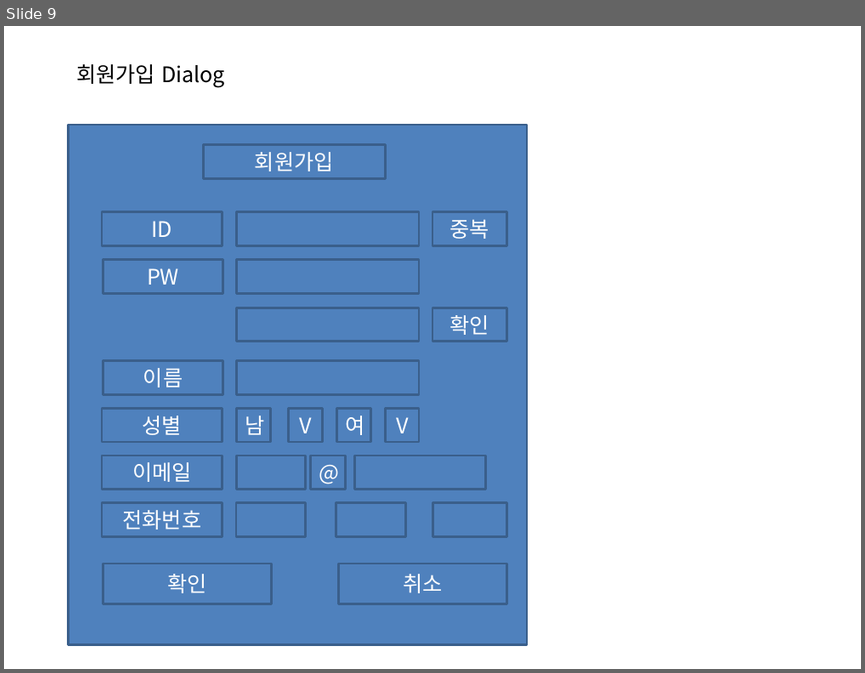
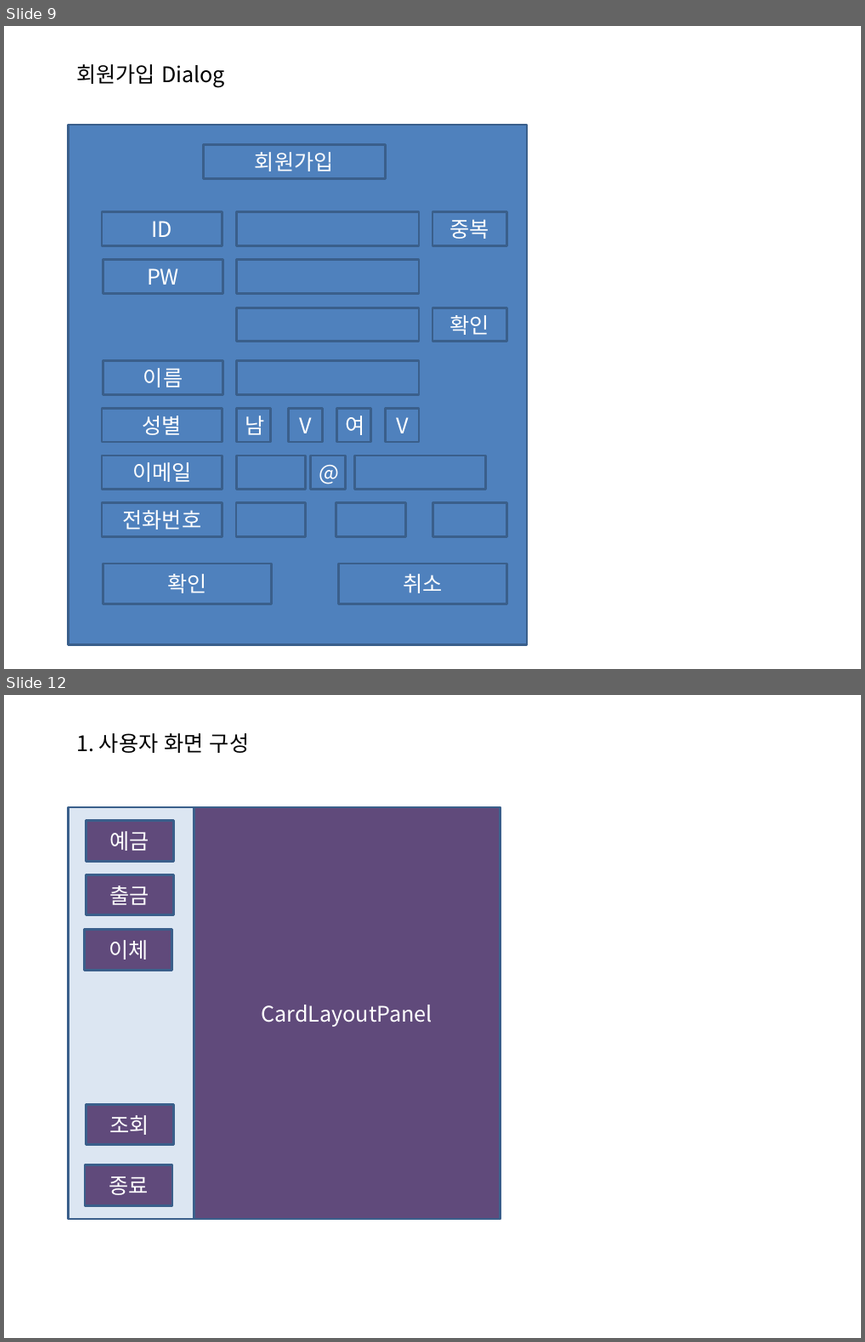
Before and after one commit to S-Onix/BankSystemProject, a slide deck: BankSystem/documentation/banksystem.pptx. Shown one above the other, each under a label of ours: slide 9 before the commit, slides 9 and 12 after it; the slides between them are not shown. The pictures are 865x673 and 865x1342 pixels, drawn with LibreOffice and Linux fonts; fonts in the diff are those of the drawing. Boxes give left, top, right and bottom in pixels: in the first picture for what was removed or moved away, otherwise in the second. Text is boxed around its words. In the diff, an @@ line names an element or a change of style, - is before the commit and + after.

```diff
--- a/BankSystem/documentation/banksystem.pptx
+++ b/BankSystem/documentation/banksystem.pptx
@@ slide 12 added at box(4, 695, 861, 1338), background #FFFFFF @@
@@ text added at box(76, 733, 249, 753), 18 pt, text #000000 @@
+1. 사용자 화면 구성
@@ group added at box(69, 807, 500, 1219): 7 rectangles @@
+CardLayoutPanel
+예금
+출금
+이체
+조회
+종료
```
Also in this commit, not shown: 1 slide changed, 1 other slide added, 16 other files.
